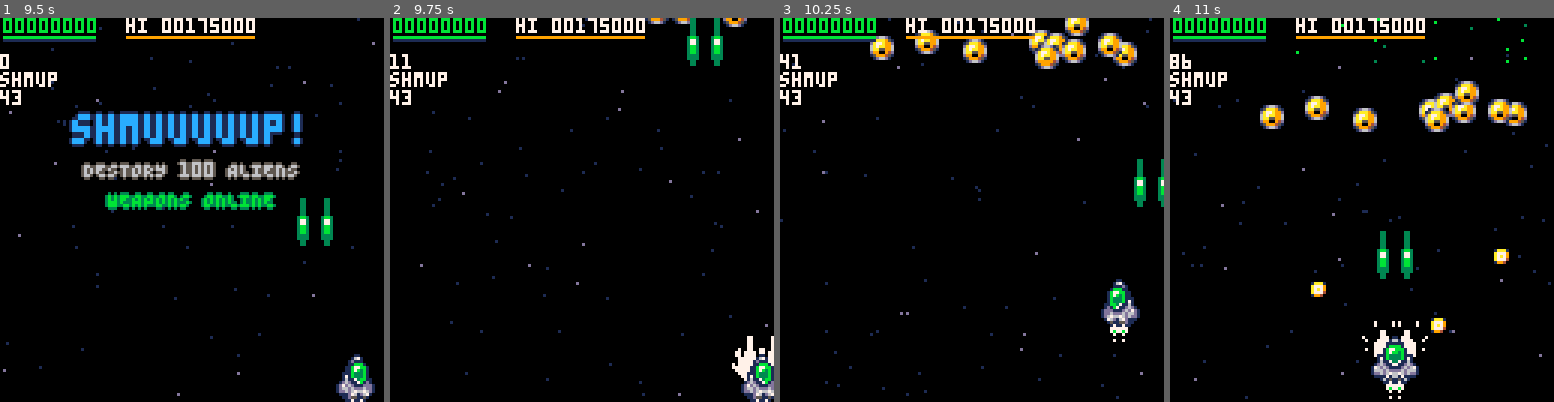
Above: before the commit, frames 1-4 (left to right).
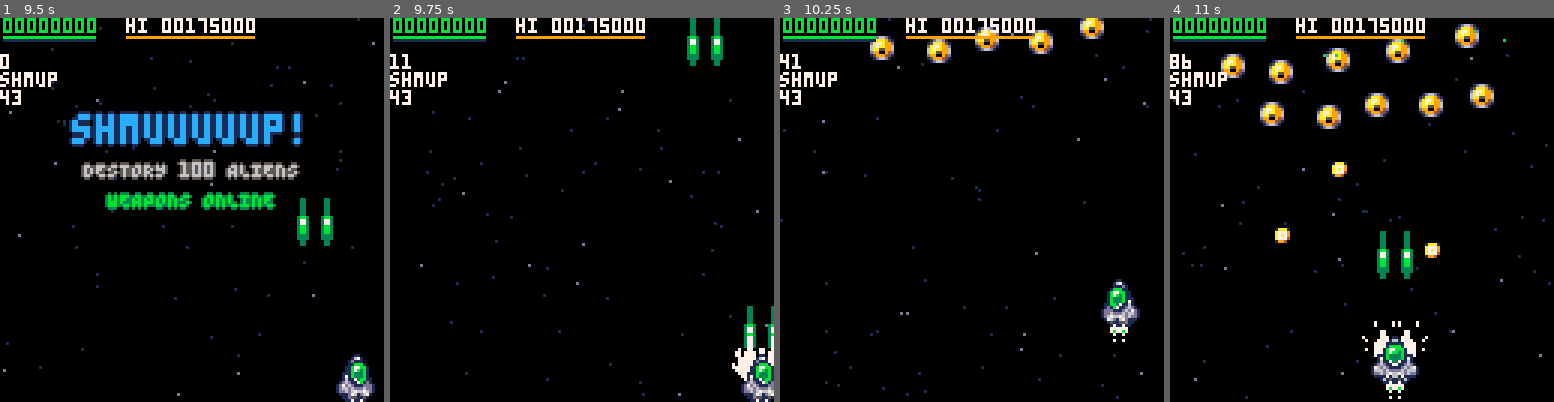
Above: after the commit, the same moments.

Repository: wimpysworld/antsy-alien-attack-pico
Game: PICO-8 cartridge main.p8
The game is run twice, just before and just after one commit, with the same random seed, the same clock (stepped at 60 frames per second) and the same inputs.
Inputs:
- Up to frame 1 (9.5 s): tap X (X key) at 0.33, 1.07, 1.85, 2.97, 4.08, 5.2, 6.32, 7.43, 8.55 s; tap O (Z key) at 0.7, 1.7, 2.1, 2.5, 2.9, 3.3, 3.7, 4.1, 4.5, 4.9, 5.3, 5.7, 6.1, 6.5, 6.9, 7.3, 7.7, 8.1, 8.5, 8.9, 9.3 s; hold Right 1.6-2.1 s; hold Up 2.15-2.42 s; hold Right 2.47-3.03 s; hold Left 3.08-3.58 s; hold Down 3.63-3.97 s; hold Right 4.02-4.68 s; hold Up 4.73-5.03 s; hold Left 5.08-5.68 s; hold Down 5.73-6.03 s; hold Right 6.08-6.58 s; hold Right 6.63-7.13 s; hold Up 7.18-7.45 s; hold Right 7.5-8.07 s; hold Left 8.12-8.62 s; hold Down 8.67-9 s; hold Right from 9.05 s (still down)
- Up to frame 2 (9.75 s): tap X (X key) at 9.67 s; tap O (Z key) at 9.7 s; release Right at 9.72 s
- Up to frame 3 (10.25 s): hold Up 9.77-10.07 s; tap O (Z key) at 10.1 s; hold Left from 10.12 s (still down)
- Up to frame 4 (11 s): tap O (Z key) at 10.5, 10.9 s; release Left at 10.72 s; hold Down from 10.77 s (still down); tap X (X key) at 10.78 s

Frame 1 is identical in both runs. In frame 2, 0.6% of the frame differs, in the area x 66-100%, y 0-86%; in frame 3, 3.5%; in frame 4, 6.5%, in the area x 13-93%, y 0-83%.

Commit message:
fix: prevent aliens from spawning over other aliens
Except for Asteroids, because Asteroid clusters make that mini-game more challenging

Diff:
--- a/main.p8
+++ b/main.p8
@@ -1392,6 +1392,13 @@
 end
 
 function create_alien(x,y,breed)
+ //do not spawn over existing aliens
+ if breed!="asteroid" then
+  for check in all(aliens) do
+   if ((x>=check.x-12 and x<=check.x+12) and (y>=check.y-12 and y<=check.y+12)) return
+  end
+ end
+
  add(aliens,create_actor(x,y))
 
  al=aliens[#aliens]
